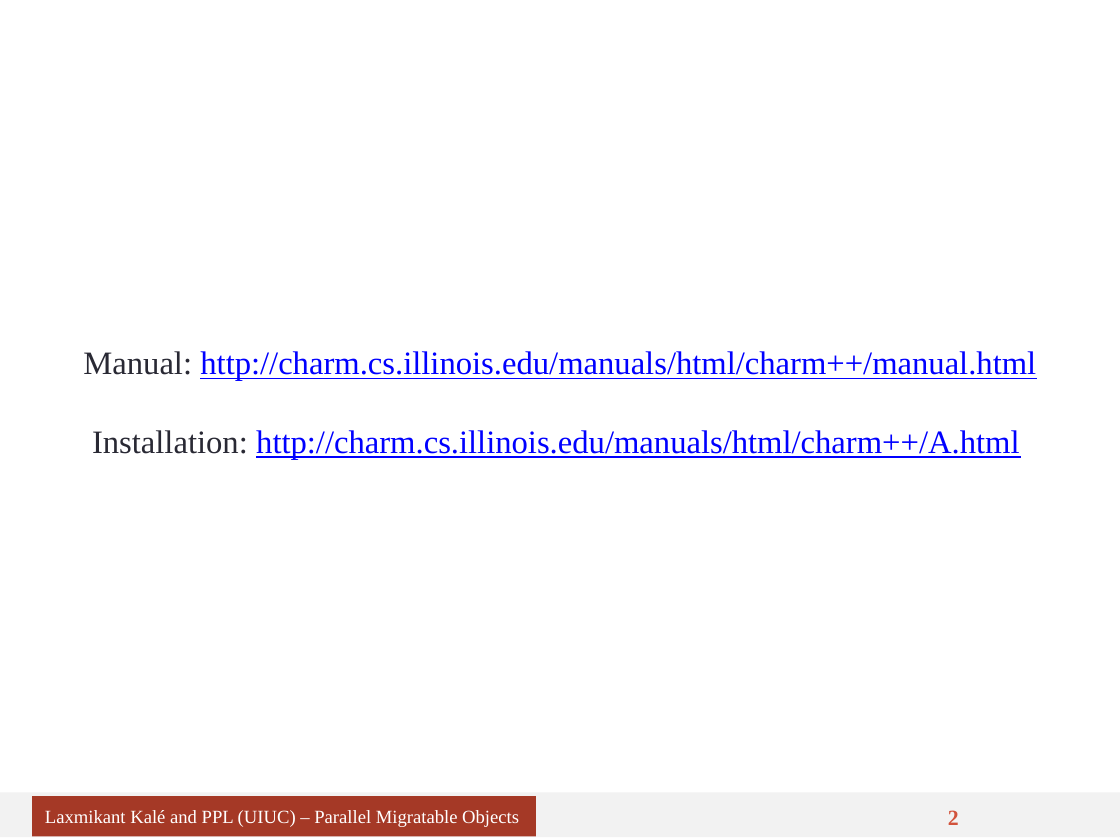
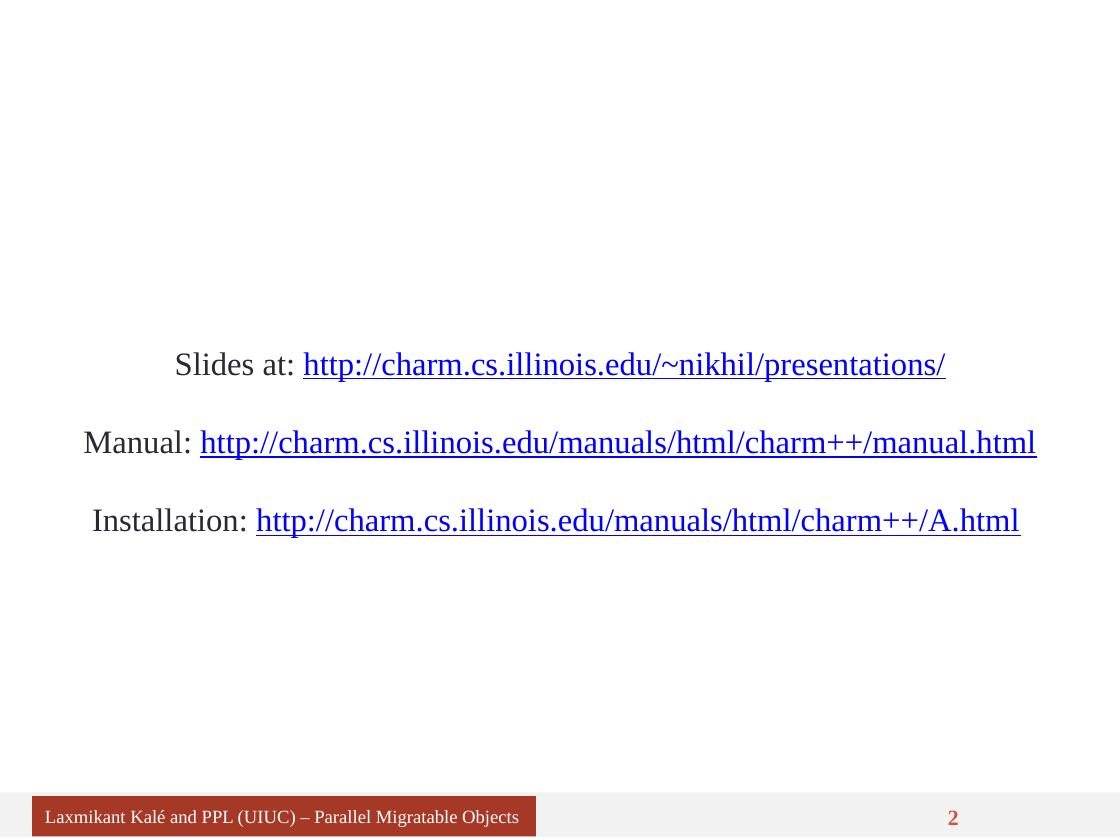
Before and after one commit to UIUC-PPL/charm_tutorial, a slide deck: slide 2 of tutorial.pptx. Drawn at 1120x840 pixels with LibreOffice and Linux fonts; fonts in the diff are those of the drawing. Boxes give left, top, right and bottom in pixels: in the first picture for what was removed or moved away, otherwise in the second. Text is boxed around its words. In the diff, an @@ line names an element or a change of style, - is before the commit and + after.

Commit message:
minor

```diff
--- a/tutorial.pptx
+++ b/tutorial.pptx
@@ text at bbox=[175, 352, 945, 381]: paragraph added @@
+Slides at: http://charm.cs.illinois.edu/~nikhil/presentations/
```
